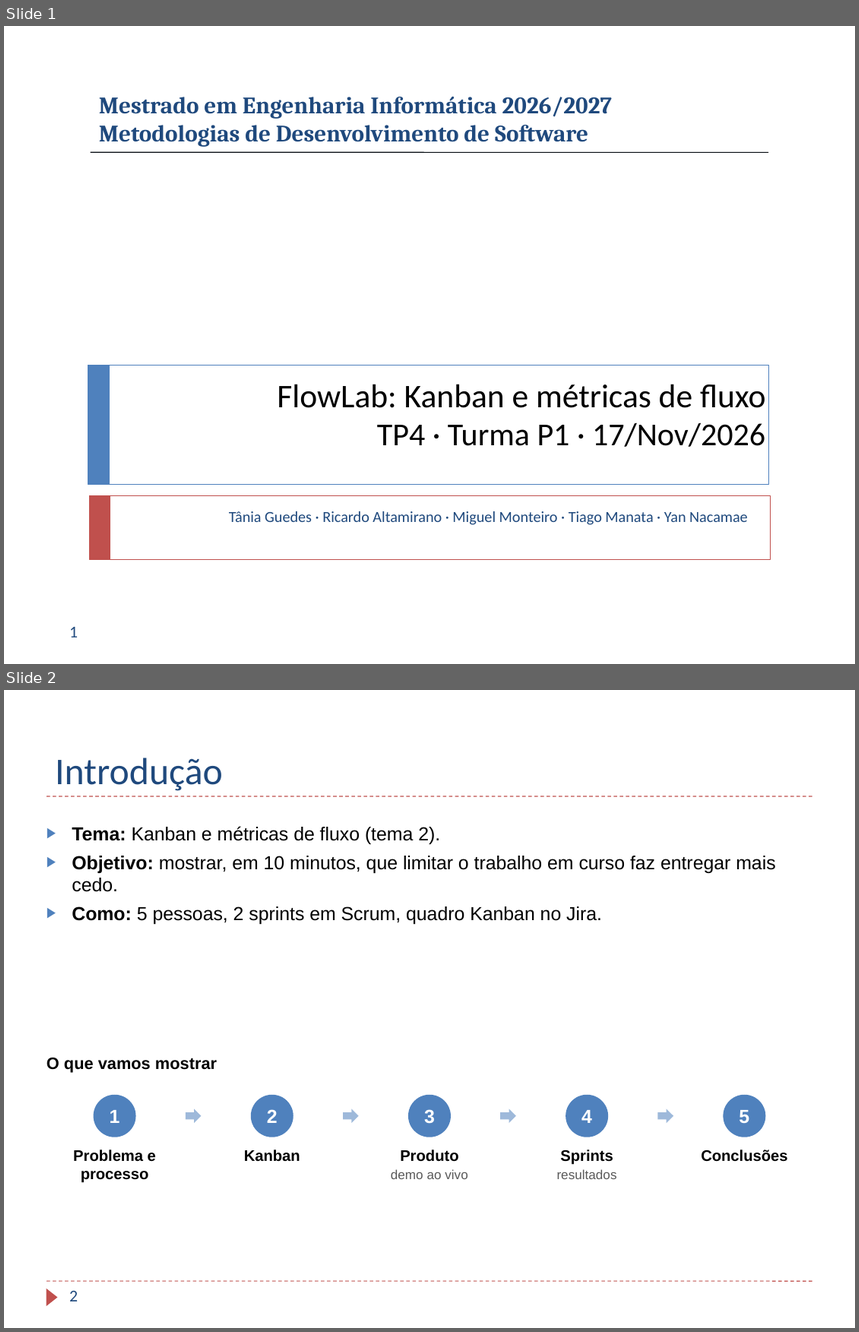
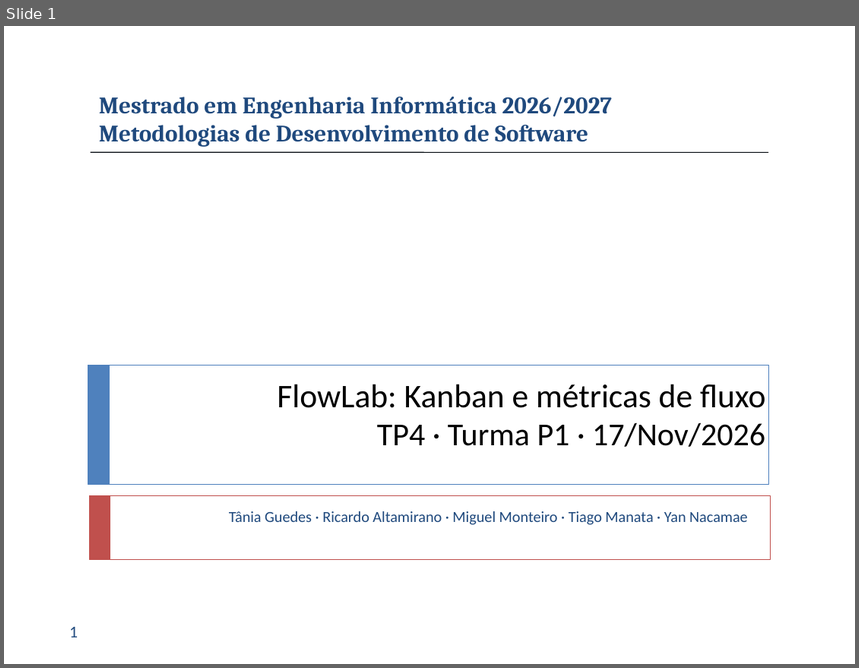
Before and after one commit to TaniaBmGuedes/MDS-TP4, a slide deck: entrega/07_Apresentacao_Final.pptx. Shown one above the other, each under a label of ours: slides 1 and 2 before the commit, slide 1 after it. The pictures are 859x1332 and 859x668 pixels, drawn with LibreOffice and Linux fonts; fonts in the diff are those of the drawing; background and template pictures are left out. Boxes give left, top, right and bottom in pixels: in the first picture for what was removed or moved away, otherwise in the second. Text is boxed around its words. In the diff, an @@ line names an element or a change of style, - is before the commit and + after.

Commit message:
Apresentação: sem slide de introdução; slide com prints dos prompts no Claude Code

```diff
--- a/entrega/07_Apresentacao_Final.pptx
+++ b/entrega/07_Apresentacao_Final.pptx
@@ slide 2 removed at [4,690,855,1328], background #FFFFFF @@
@@ title removed at [55,758,223,791] @@
-Introdução
@@ line removed from (47, 796) to (813, 796) @@
@@ text removed at [72,826,775,924] @@
-▶ Tema: Kanban e métricas de fluxo (tema 2).
-▶ Objetivo: mostrar, em 10 minutos, que limitar o trabalho em curso faz entregar mais cedo.
-▶ Como: 5 pessoas, 2 sprints em Scrum, quadro Kanban no Jira.
@@ text removed at [47,1057,217,1073] @@
-O que vamos mostrar
@@ ellipse removed at [94,1095,136,1138] @@
-1
@@ ellipse removed at [251,1095,294,1138] @@
-2
@@ ellipse removed at [408,1095,451,1138] @@
-3
@@ ellipse removed at [566,1095,608,1138] @@
-4
@@ ellipse removed at [723,1095,766,1138] @@
-5
@@ right arrow removed at [186,1109,201,1123] @@
@@ right arrow removed at [343,1109,358,1123] @@
@@ right arrow removed at [500,1109,515,1123] @@
@@ right arrow removed at [658,1109,673,1123] @@
@@ text removed at [73,1150,156,1183] @@
-Problema e processo
@@ text removed at [244,1150,300,1162] @@
-Kanban
@@ text removed at [391,1150,468,1179] @@
-Produto
-demo ao vivo
@@ text removed at [557,1150,617,1179] @@
-Sprints
-resultados
@@ text removed at [701,1150,788,1162] @@
-Conclusões
@@ line removed from (47, 1281) to (813, 1281) @@
@@ triangle removed at [47,1288,58,1306] @@
@@ page number removed at [69,1291,78,1302] @@
-2
```
Also in this commit, not shown: 1 slide added.
